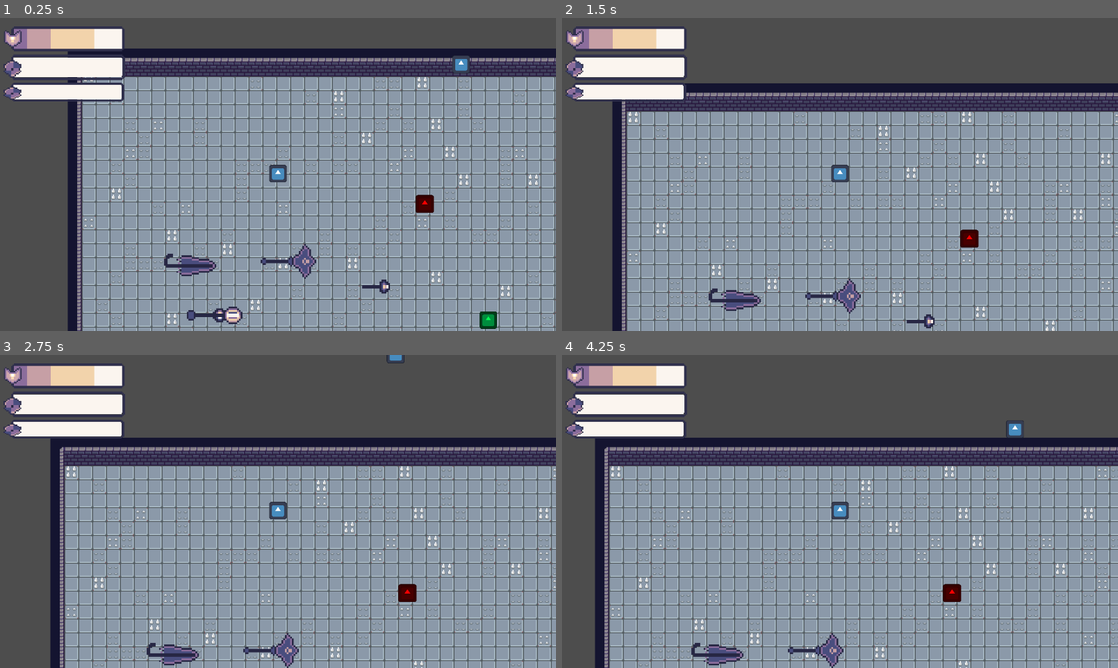
Above: before the commit, frames 1-4 (two rows, left to right).
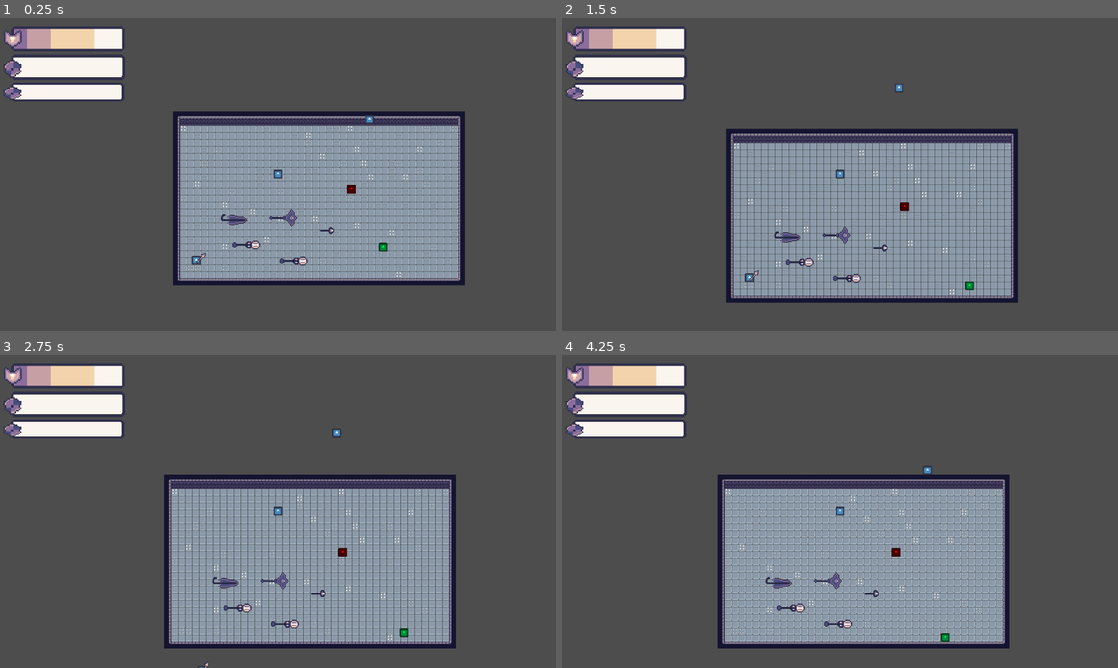
Above: after the commit, the same moments.

Repository: chabsseu/Stauffs-and-Magic
Game: Godot game, scene res://Scenes/Floors/test_world.tscn
Two runs of this game, one before a commit and one after it. Both use one fixed random seed, a clock stepped at 60 frames per second and the inputs below. The engine's default icon, where the game draws it, is replaced by a stand-in: a white triangle on a blue panel in a dark square.
Inputs (mouse positions are in pixels of both pictures, inside the frame that each line leads up to):
- Up to frame 1 (0.25 s): no input
- Up to frame 2 (1.5 s): tap Enter at 0.5 s; move the mouse to (962, 158) at 0.52 s; tap D (D) at 0.6 s; tap W (W) at 0.8, 1.35 s; move the mouse to (728, 190) at 1.27 s
- Up to frame 3 (2.75 s): tap D (D) at 1.55 s; move the mouse to (333, 442) at 2.02 s; tap A (A) at 2.1 s; tap W (W) at 2.3 s
- Up to frame 4 (4.25 s): move the mouse to (812, 574) at 2.77 s; tap D (D) at 2.85 s; move the mouse to (1006, 558) at 3.52 s; tap S (S) at 3.6 s; tap W (W) at 3.8 s

The runs differ from the first frame. In frame 1, 56% of the frame differs, in the area x 12-100%, y 9-100%; in frame 2, 51%; in frame 3, 49%; in frame 4, 51%.

Commit message:
adjusted the dungeon size

Diff:
--- a/Scenes/Player/player.tscn
+++ b/Scenes/Player/player.tscn
@@ -23,7 +23,6 @@
 shape = SubResource("RectangleShape2D_a3d8c")
 
 [node name="Camera2D" type="Camera2D" parent="." unique_id=959096284]
-zoom = Vector2(2, 2)
 
 [node name="Health&Armor" parent="." unique_id=1251041895 instance=ExtResource("4_mtuoh")]
 
--- a/Scripts/Map/dungeon_generation.gd
+++ b/Scripts/Map/dungeon_generation.gd
@@ -3,8 +3,8 @@
 @export var tilemap : TileMapLayer
 @export var player : CharacterBody2D
 
-const DUNGEON_WIDTH = 160
-const DUNGEON_HEIGHT = 160
+const DUNGEON_WIDTH = 800
+const DUNGEON_HEIGHT = 800
 const MIN_CORRIDOR_LENGTH = 18
 const MAX_CORRIDOR_LENGTH = 64
 
